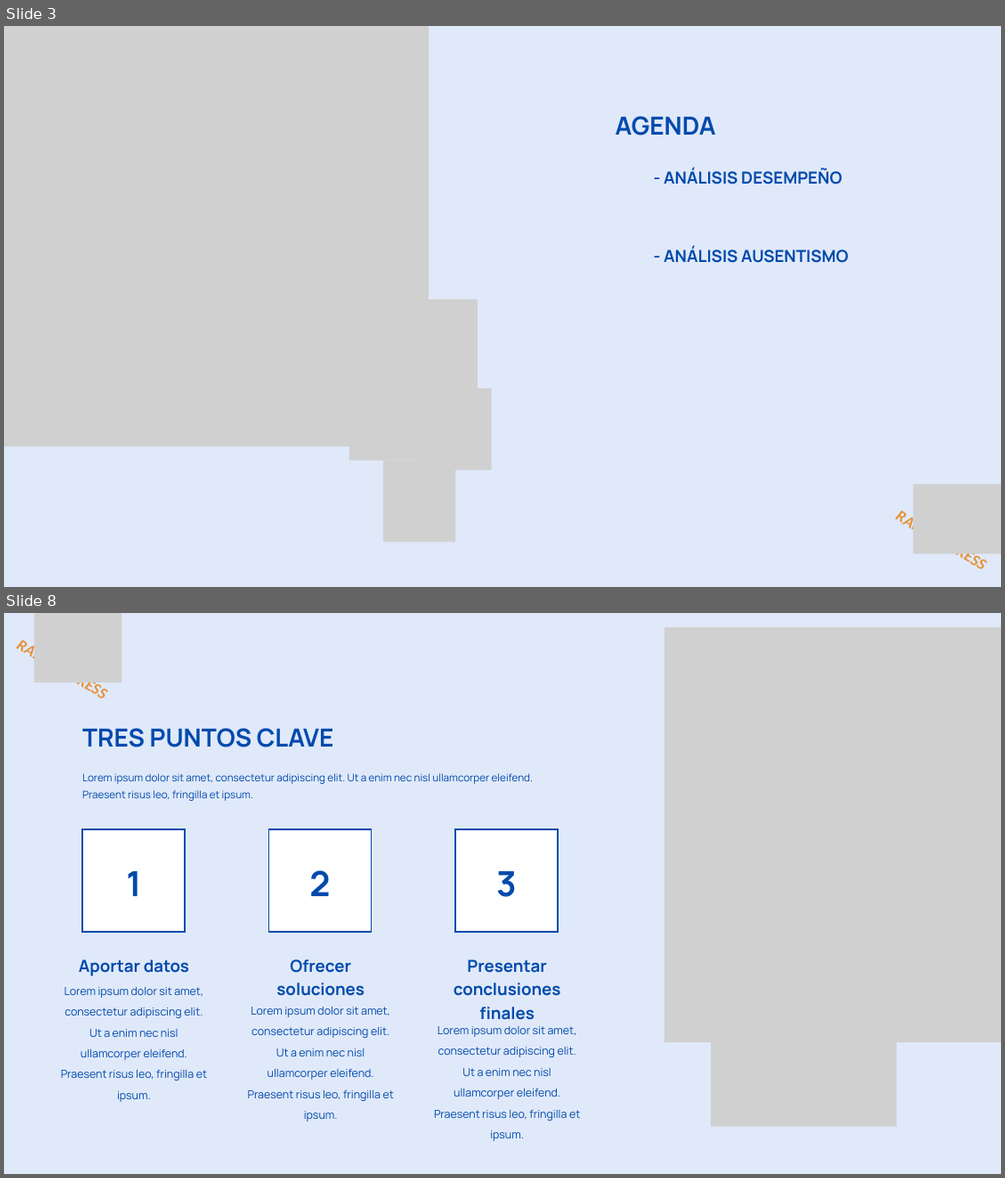
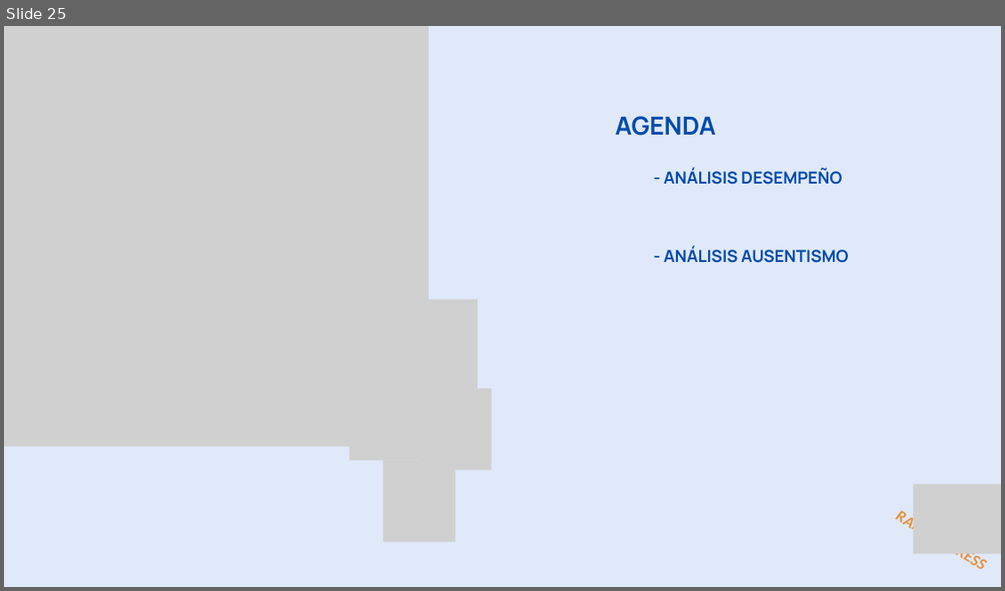
Before and after one commit to ITACADEMYprojectes/ProjecteData, a slide deck: Equip_28/Results/Analisis_PAP_and_ABL_RapidExpres_2026_04_05.pptx. Shown one above the other, each under a label of ours: slides 3 and 8 before the commit, slide 25 after it; the slides between them are not shown. The pictures are 1005x1178 and 1005x591 pixels, drawn with LibreOffice and Linux fonts; fonts in the diff are those of the drawing; grey boxes stand for pictures. Boxes give left, top, right and bottom in pixels: in the first picture for what was removed or moved away, otherwise in the second. Text is boxed around its words. In the diff, an @@ line names an element or a change of style, - is before the commit and + after.

```diff
--- a/Equip_28/Results/Analisis_PAP_and_ABL_RapidExpres_2026_04_05.pptx
+++ b/Equip_28/Results/Analisis_PAP_and_ABL_RapidExpres_2026_04_05.pptx
@@ slide 8 removed at <box>4,613,1001,1174</box>, background #E0E9F9 @@
@@ text removed at <box>4,627,120,715</box> @@
-RAPID EXPRESS
@@ picture removed at <box>34,613,121,682</box> @@
@@ picture removed at <box>664,627,1001,1042</box> @@
@@ text removed at <box>82,728,334,747</box> @@
-TRES PUNTOS CLAVE
@@ text removed at <box>82,773,533,801</box> @@
-Lorem ipsum dolor sit amet, consectetur adipiscing elit. Ut a enim nec nisl ullamcorper eleifend. Praesent risus leo, fringilla et ipsum.
@@ freeform shape removed at <box>82,828,186,932</box> @@
@@ freeform shape removed at <box>268,828,372,932</box> @@
@@ freeform shape removed at <box>455,828,558,932</box> @@
@@ text removed at <box>126,871,141,896</box> @@
-1
@@ text removed at <box>309,870,330,896</box> @@
-2
@@ text removed at <box>496,871,517,897</box> @@
-3
@@ text removed at <box>79,959,189,976</box> @@
-  Aportar datos
@@ text removed at <box>276,959,364,996</box> @@
-  Ofrecer soluciones
@@ text removed at <box>453,959,561,1020</box> @@
-  Presentar conclusiones finales
@@ picture removed at <box>711,952,896,1126</box> @@
@@ text removed at <box>61,987,207,1080</box> @@
-  Lorem ipsum dolor sit amet, consectetur adipiscing elit. Ut a enim nec nisl ullamcorper eleifend. Praesent risus leo, fringilla et ipsum.
@@ text removed at <box>248,1006,394,1101</box> @@
-  Lorem ipsum dolor sit amet, consectetur adipiscing elit. Ut a enim nec nisl ullamcorper eleifend. Praesent risus leo, fringilla et ipsum.
@@ text removed at <box>434,1026,580,1120</box> @@
-  Lorem ipsum dolor sit amet, consectetur adipiscing elit. Ut a enim nec nisl ullamcorper eleifend. Praesent risus leo, fringilla et ipsum.
@@ what was slide 3 is now slide 25 @@
```
Also in this commit, not shown: 4 slides changed, 14 slides added, 2 other slides removed, 2 other files.
